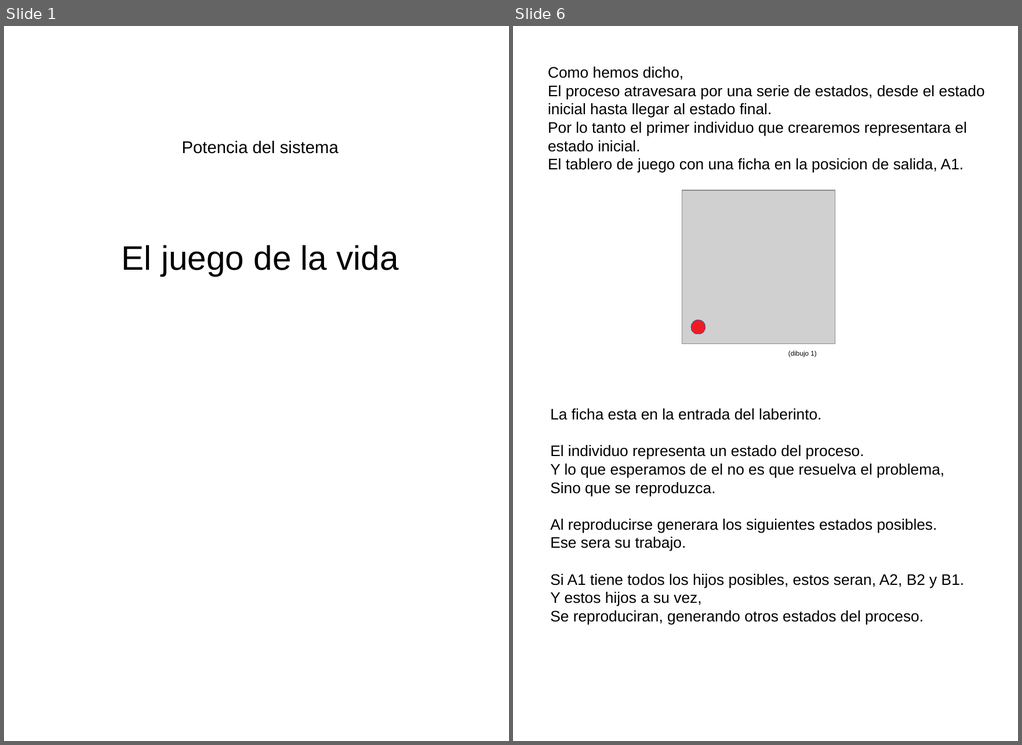
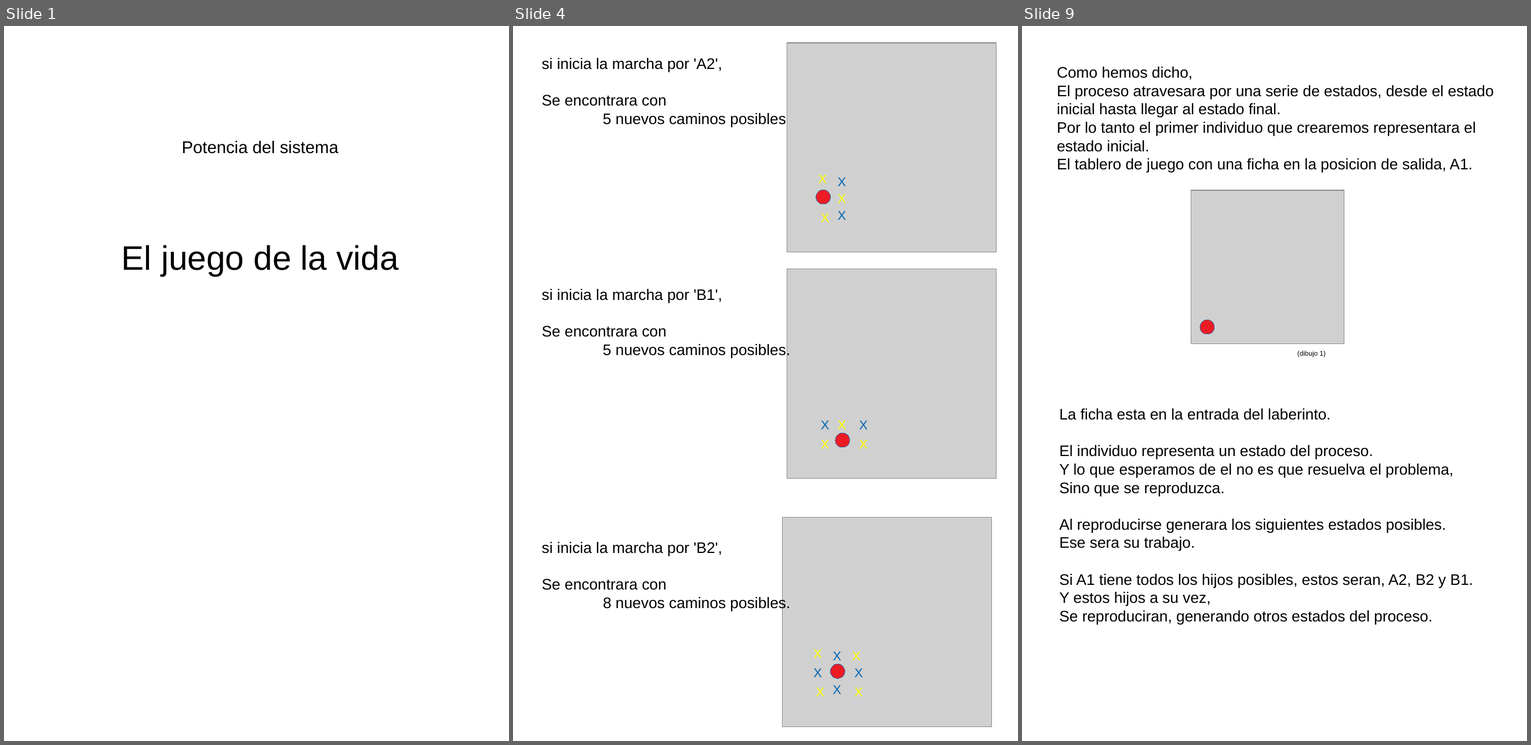
Before and after one commit to fabhrius/La-Cosa, a slide deck: capitulos/Potencia del sistema/Potencia del sistema.odp. Shown side by side, each under a label of ours: slides 1 and 6 before the commit, slides 1, 4 and 9 after it; the slides between them are not shown. The pictures are 1022x745 and 1531x745 pixels, drawn with LibreOffice and Linux fonts; fonts in the diff are those of the drawing; grey boxes stand for pictures. Boxes give left, top, right and bottom in pixels: in the first picture for what was removed or moved away, otherwise in the second. Text is boxed around its words. In the diff, an @@ line names an element or a change of style, - is before the commit and + after.

```diff
--- a/capitulos/Potencia del sistema/Potencia del sistema.odp
+++ b/capitulos/Potencia del sistema/Potencia del sistema.odp
@@ slide 4 added at <box>513,26,1018,741</box>, background #FFFFFF @@
@@ picture added at <box>787,43,997,253</box> @@
@@ text added at <box>542,58,790,127</box>, 18 pt, text #000000 @@
+si inicia la marcha por 'A2',
+Se encontrara con
+5 nuevos caminos posibles.
@@ text added at <box>819,174,827,183</box>, 15 pt, text #FFFF00 @@
+X
@@ text added at <box>838,177,847,186</box>, 15 pt, text #0066B3 @@
+X
@@ ellipse added at <box>816,190,831,205</box>, fill #ED1C24, outline #3465A4 0 pt @@
@@ text added at <box>838,194,847,203</box>, 15 pt, text #FFFF00 @@
+X
@@ text added at <box>821,213,830,222</box>, 15 pt, text #FFFF00 @@
+X
@@ text added at <box>838,211,847,220</box>, 15 pt, text #0066B3 @@
+X
@@ picture added at <box>787,269,997,478</box> @@
@@ text added at <box>542,289,790,358</box>, 18 pt, text #000000 @@
+si inicia la marcha por 'B1',
+Se encontrara con
+5 nuevos caminos posibles.
@@ text added at <box>821,420,830,429</box>, 15 pt, text #0066B3 @@
+X
@@ text added at <box>838,420,847,429</box>, 15 pt, text #FFFF00 @@
+X
@@ text added at <box>859,420,868,429</box>, 15 pt, text #0066B3 @@
+X
@@ text added at <box>821,440,830,448</box>, 15 pt, text #FFFF00 @@
+X
@@ ellipse added at <box>835,432,850,447</box>, fill #ED1C24, outline #3465A4 0 pt @@
@@ text added at <box>859,440,868,448</box>, 15 pt, text #FFFF00 @@
+X
@@ picture added at <box>782,517,992,726</box> @@
@@ text added at <box>542,542,790,611</box>, 18 pt, text #000000 @@
+si inicia la marcha por 'B2',
+Se encontrara con
+8 nuevos caminos posibles.
@@ text added at <box>813,649,822,658</box>, 15 pt, text #FFFF00 @@
+X
@@ text added at <box>833,651,842,660</box>, 15 pt, text #0066B3 @@
+X
@@ text added at <box>852,651,861,660</box>, 15 pt, text #FFFF00 @@
+X
@@ text added at <box>813,668,822,677</box>, 15 pt, text #0066B3 @@
+X
@@ ellipse added at <box>831,663,845,678</box>, fill #ED1C24, outline #3465A4 0 pt @@
@@ text added at <box>855,668,863,677</box>, 15 pt, text #0066B3 @@
+X
@@ text added at <box>833,685,842,694</box>, 15 pt, text #0066B3 @@
+X
@@ text added at <box>816,687,825,696</box>, 15 pt, text #FFFF00 @@
+X
@@ text added at <box>855,687,863,696</box>, 15 pt, text #FFFF00 @@
+X
@@ what was slide 6 is now slide 9 @@
```
Also in this commit, not shown: 3 other slides added, 1 slide removed, 1 other file.
